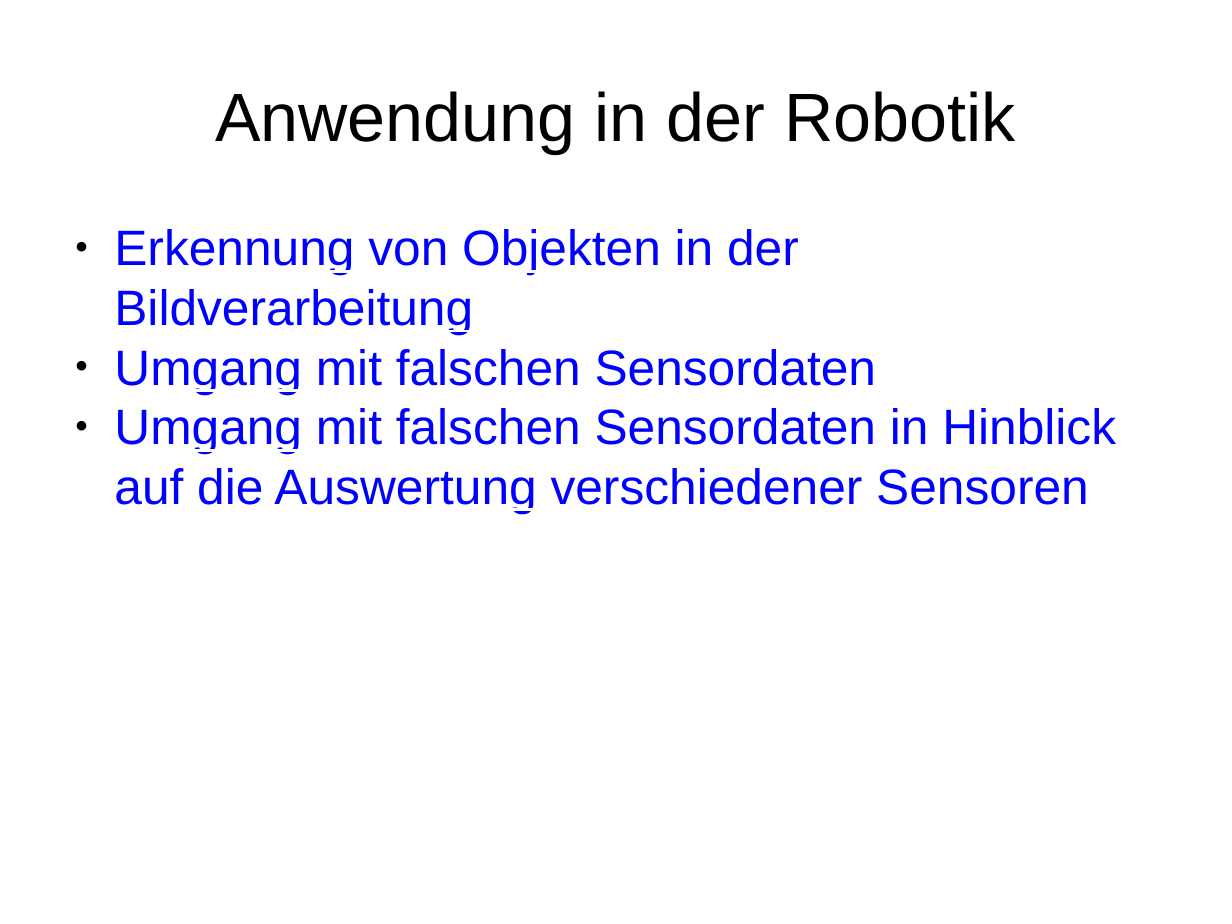
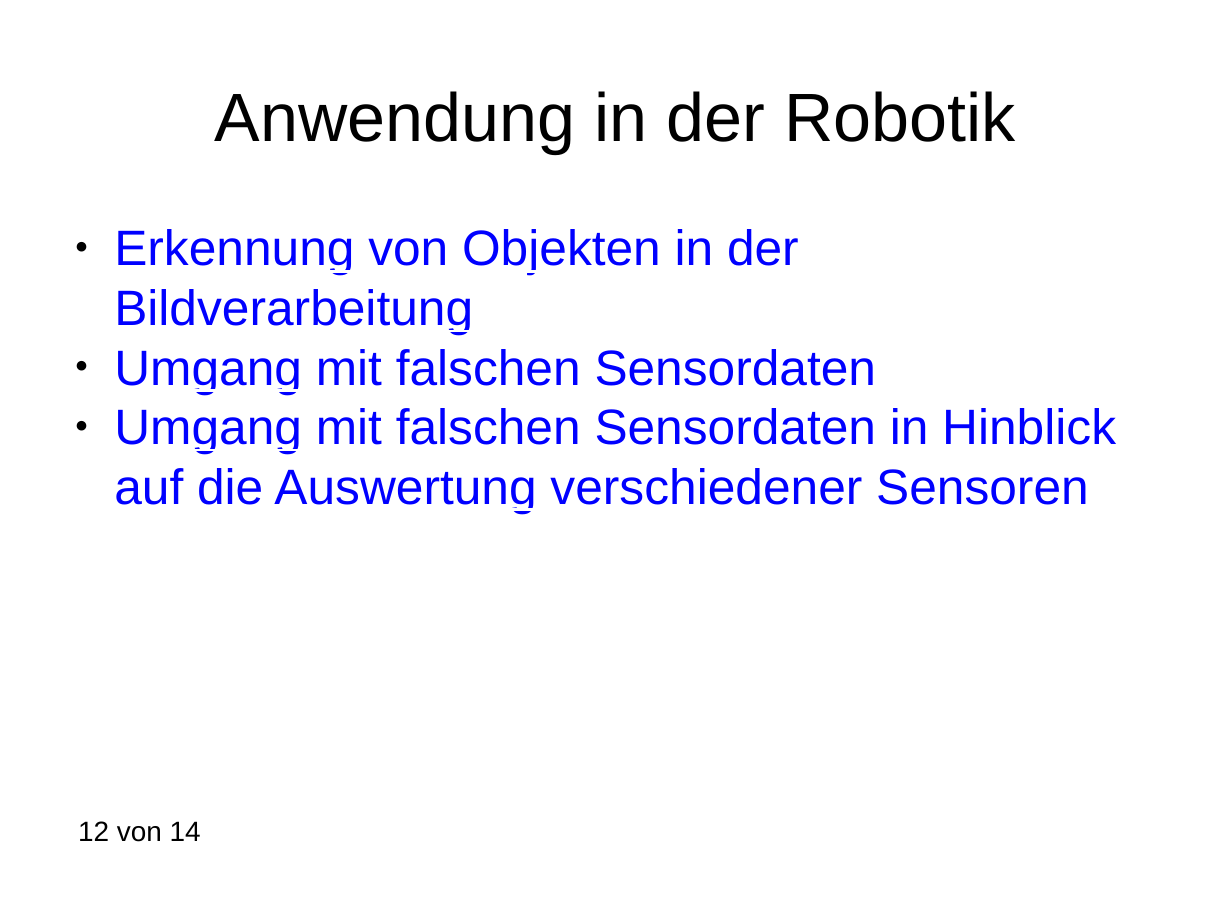
Before and after one commit to davidReward/robotik, a slide deck: slide 12 of praesi.pptx. Drawn at 1232x924 pixels with LibreOffice and Linux fonts; fonts in the diff are those of the drawing. Boxes give left, top, right and bottom in pixels: in the first picture for what was removed or moved away, otherwise in the second. Text is boxed around its words. In the diff, an @@ line names an element or a change of style, - is before the commit and + after.

```diff
--- a/praesi.pptx
+++ b/praesi.pptx
@@ page number added at bbox=[78, 821, 201, 842], 18 pt, text #000000 @@
+12 von 14
```
Also in this commit, not shown: 13 other slides changed.
